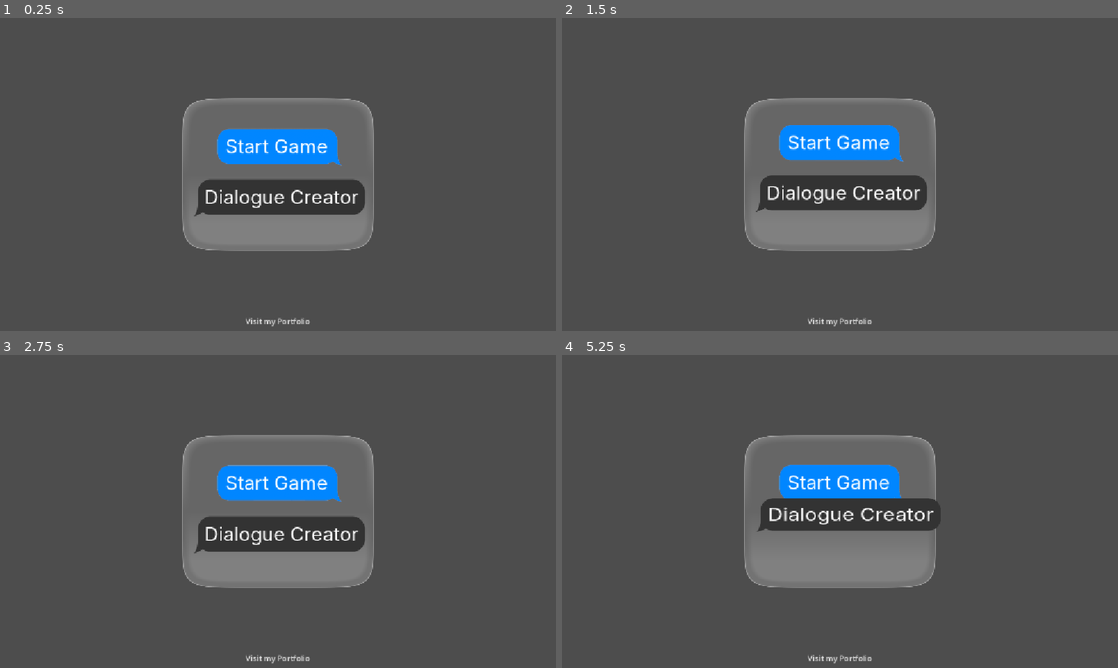
Above: before the commit, frames 1-4 (two rows, left to right).
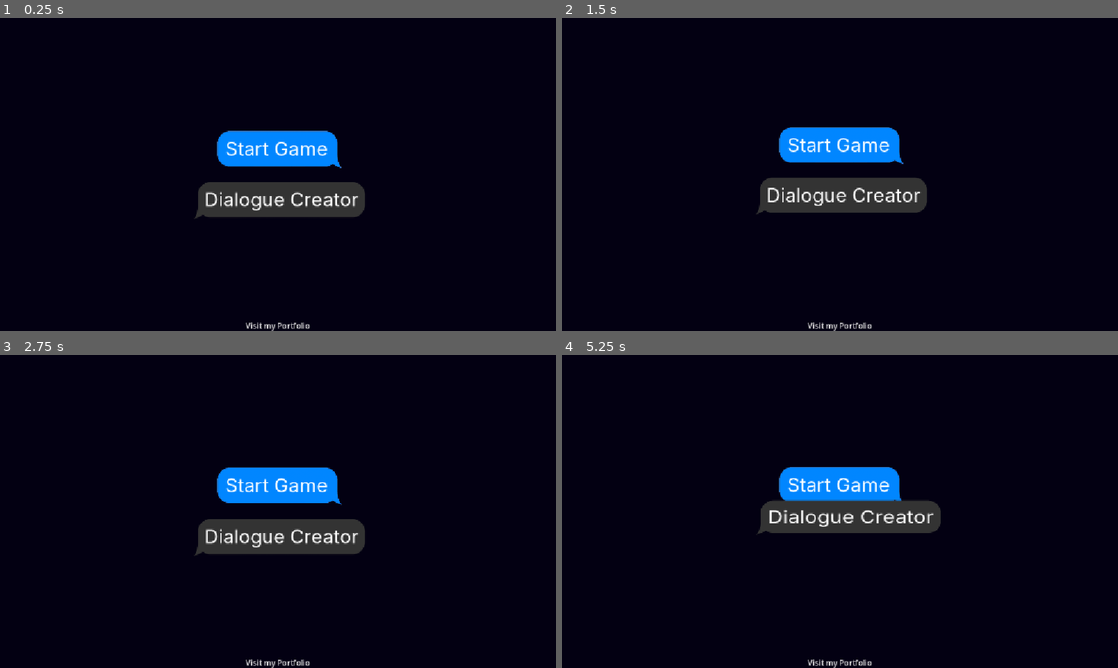
Above: after the commit, the same moments.

Repository: josephsmithberger/copy-paste-interrogate
Game: Godot game, scene res://scenes/title_screen.tscn
Same seed, same stepped clock (60 frames per second), same inputs: the game is played once before the commit and once after it.
Inputs (mouse positions are in pixels of both pictures, inside the frame that each line leads up to):
- Up to frame 1 (0.25 s): no input
- Up to frame 2 (1.5 s): move the mouse to (962, 158) at 0.52 s; click (962, 158) at 0.67 s; drag from (728, 190) to (812, 237) at 1.27 s
- Up to frame 3 (2.75 s): move the mouse to (333, 442) at 2.02 s; click (333, 442) at 2.17 s
- Up to frame 4 (5.25 s): drag from (812, 574) to (673, 464) at 2.77 s; move the mouse to (1006, 558) at 3.52 s; click (1006, 558) at 3.67 s; drag from (673, 464) to (756, 433) at 4.27 s; move the mouse to (867, 511) at 5.02 s; click (867, 511) at 5.17 s

The runs differ from the first frame. In frame 1, 96% of the frame differs, in the area x 0-100%, y 0-100%; in frame 2, 96%; in frame 3, 96%; in frame 4, 96%.

Commit message:
Update title_screen.tscn

Diff:
--- a/scenes/title_screen.tscn
+++ b/scenes/title_screen.tscn
@@ -1,7 +1,6 @@
-[gd_scene load_steps=8 format=3 uid="uid://csetq7krkvpro"]
+[gd_scene load_steps=7 format=3 uid="uid://csetq7krkvpro"]
 
 [ext_resource type="Script" uid="uid://d0b3es1hr6uvm" path="res://scripts/title_screen.gd" id="1_dc4i4"]
-[ext_resource type="Material" uid="uid://dx6rewylgqbx6" path="res://assets/ui/liquid_glass/liquid_glass.tres" id="1_fgkus"]
 [ext_resource type="Texture2D" uid="uid://bayf68ou81f2j" path="res://assets/ui/user_message_bubble.png" id="2_mgrm8"]
 [ext_resource type="FontFile" uid="uid://boaluht6layu6" path="res://assets/ui/liquid_glass/Inter-VariableFont_opsz,wght.ttf" id="3_dc4i4"]
 [ext_resource type="Texture2D" uid="uid://chcme5ko1j18" path="res://assets/ui/npc_message_bubble.png" id="4_e54dn"]
@@ -19,21 +18,18 @@
 anchors_preset = 15
 anchor_right = 1.0
 anchor_bottom = 1.0
-offset_bottom = -9.0
 grow_horizontal = 2
 grow_vertical = 2
 script = ExtResource("1_dc4i4")
 
 [node name="ColorRect" type="ColorRect" parent="."]
-material = ExtResource("1_fgkus")
-custom_minimum_size = Vector2(630, 400)
-layout_mode = 0
-offset_left = 326.0
-offset_top = 74.0
-offset_right = 826.0
-offset_bottom = 574.0
+layout_mode = 1
+anchors_preset = 15
+anchor_right = 1.0
+anchor_bottom = 1.0
 grow_horizontal = 2
 grow_vertical = 2
+color = Color(0.013999986, 0, 0.07, 1)
 
 [node name="CenterContainer" type="CenterContainer" parent="."]
 layout_mode = 1
